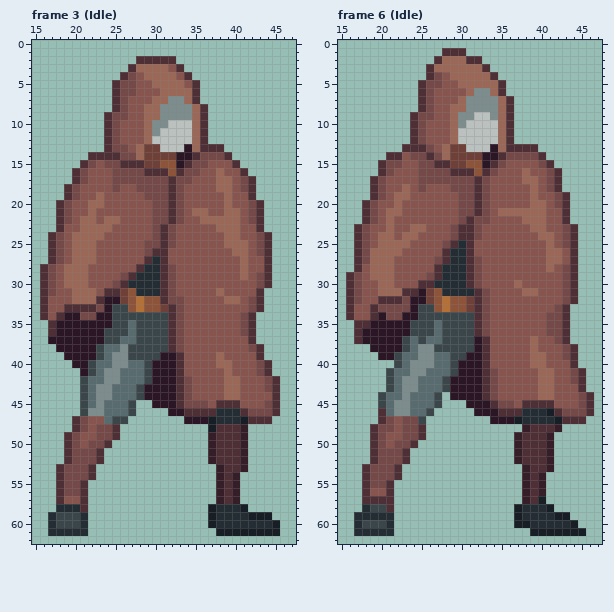
Two states of a pixel-art file, Personal_Roberto/ASEPRITE/1. Liora/Liora_Idle.aseprite. The picture above was drawn from the file before the commit.
64x64 pixels, 8 frames. Shown: frame 3 (Idle): x 15..47, y 0..62; frame 6 (Idle): x 15..47, y 0..62. The commit also changed other frames, which this record leaves out.
After the commit:
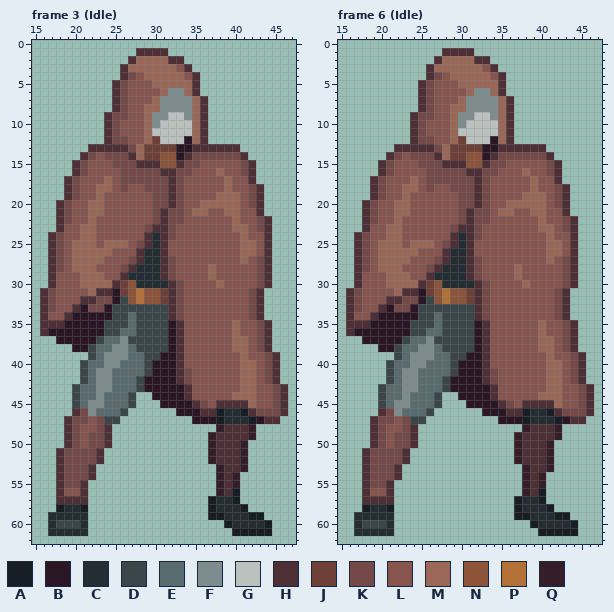
Palette (. is transparent): A #181e25  B #2b1625  C #232d33  D #3a464a  E #586b6f  F #7d8c8c  G #bbc1be  H #4e2f35  J #6f4037  K #754947  L #88544e  M #9b6757  N #8e5439  P #b47137  Q #361e29
Changes in this commit:
Frame 3 (Idle):
y 1: x 28..31 .... -> HHHH
y 2: x 27..31 .HHHH -> HMMMM; x 33 . -> H
y 3: x 26..27 .H -> HM; x 32..34 LH. -> MLH
y 4: x 33..35 LH. -> MLH
y 5: x 27 K -> L; x 34 L -> M
y 6: x 27 K -> L; x 32..33 MM -> FF
y 7: x 31 M -> F; x 34..36 MH. -> FMH
y 9: x 30 M -> F; x 32..33 FF -> GG
y 10: x 31 F -> G
y 11: x 30 F -> G
y 12: x 26 L -> K; x 30 G -> J; x 34 G -> B
y 13: x 22..23 .. -> HH; x 25..27 KKL -> HHK; x 31..33 GGG -> JJB; x 35 M -> H; x 39..40 .. -> HH
y 14: x 21..25 .HHHH -> HKLKK; x 27 K -> H; x 31..32 JJ -> NN; x 34..35 BH -> HK; x 39..41 H.. -> KKH
y 15: x 20..22 .HK -> HKL; x 24 K -> L; x 26..27 HH -> KK; x 29..30 JJ -> HH; x 33..34 BH -> HK; x 36 K -> L; x 40..42 H.. -> LKH
y 16: x 25 K -> L; x 29..30 HH -> KK; x 32..33 NH -> HK; x 35 K -> L; x 41..42 H. -> KH
y 17: x 19..21 .HK -> HKL; x 24..25 LK -> ML; x 34 K -> L; x 38 M -> L; x 41 K -> L
y 18: x 23..26 LLKL -> MMLK; x 28 K -> L; x 38 M -> L; x 41..43 KH. -> LKH
y 19: x 29 K -> L; x 38 L -> M; x 40 L -> M; x 42..43 H. -> KH
y 20: x 36..38 LLL -> MMM; x 40 L -> M
y 21: x 23 L -> M; x 31..32 KH -> HK; x 42 K -> L
y 22: x 21 M -> L; x 24..25 MM -> LL; x 31..32 KH -> HK; x 36..39 MMMM -> LLLL; x 42..44 KH. -> LKH
y 23: x 23..24 MM -> LL; x 29..30 LK -> KH; x 38..39 MM -> LL; x 41 L -> M; x 43..44 H. -> KH
y 24: x 20 M -> L; x 23 M -> L; x 29..30 LK -> HC; x 39..41 MML -> LLM; x 43 K -> L
y 25: x 24..26 LLL -> MMM; x 28..30 LKK -> KHC; x 32 K -> L; x 39..40 MM -> LL; x 42..43 LK -> ML
y 26: x 23..24 LL -> MM; x 28..30 LKH -> HCC; x 40 M -> L; x 42..43 LK -> ML
y 27: x 23 L -> M; x 27..29 LLH -> KHC; x 32 L -> K; x 43 L -> K
y 28: x 16..19 HKLM -> .HKL; x 22 L -> M; x 26..28 LLH -> KHC; x 37 L -> M; x 41 M -> L; x 43 L -> K
y 29: x 16..17 HK -> .H; x 19..20 MM -> LL; x 22..23 LL -> MM; x 26..27 KH -> HC; x 37 L -> M; x 41 M -> L
y 30: x 16..17 HK -> .H; x 19..20 MM -> LL; x 22..27 LLLKHC -> MMMHJN; x 31..33 HKL -> CHK; x 38 L -> M
y 31: x 20..21 MM -> LL; x 23 L -> H; x 25 H -> B; x 28..33 CCCHKL -> PNNJHK; x 38 M -> L; x 42 L -> K
y 32: x 17 L -> K; x 20..24 MMMHB -> LHHKK; x 26 J -> D; x 31..32 HK -> JH; x 39..40 MM -> LL
y 33: x 17 L -> K; x 19 H -> L; x 21..22 HH -> BK; x 27..31 NPNNJ -> DDDDD
y 34: x 18..19 HB -> LH; x 21..22 KK -> BB; x 27 D -> E; x 41..43 KH. -> LKH
y 35: x 16 . -> H; x 18 B -> H; x 24 B -> D; x 32..33 HK -> BH; x 40..44 LKH.. -> MLLKH
y 36: x 16..17 .H -> HB; x 26 D -> E; x 32..33 HK -> BH; x 40..44 LKH.. -> MLLKH
y 37: x 17 B -> .; x 23..27 BDDEE -> DEEFD; x 32..33 HK -> BH; x 40..44 LLH.. -> MMLKH
y 38: x 18..19 BB -> ..; x 22..23 BD -> DE; x 25 E -> F; x 27 D -> E; x 32..33 HK -> BH; x 40..44 LLKH. -> MMLKH
y 39: x 19..24 BBBBDE -> ...DEF; x 27..28 DD -> EE; x 38 M -> L; x 41 L -> M; x 43..45 H.. -> LKH
y 40: x 20..22 BBD -> .DE; x 24 E -> F; x 26 F -> E; x 38..39 MM -> LL; x 41..45 LLKH. -> MMLKH
y 41: x 21..23 BDE -> DEF; x 25 F -> E; x 34 L -> K; x 39 M -> L; x 41..45 LLKH. -> MMLKH
y 42: x 23 E -> F; x 25 F -> E; x 28..29 ED -> DB; x 39..42 MMLL -> LLMM
y 43: x 20..21 .D -> DE; x 33..34 HK -> BH; x 39..42 MMLL -> LLMM; x 44..46 KH. -> LKH
y 44: x 20..21 .D -> DE; x 24 F -> E; x 27..29 EDB -> D..; x 33..34 HK -> BH; x 39 M -> L; x 41..42 LL -> MM; x 45..46 H. -> KH
y 45: x 20..22 .DE -> DEF; x 30 B -> .; x 33..35 HKK -> BBH; x 41..42 LL -> HM; x 44..46 KH. -> LKH
y 46: x 20..21 .D -> HK; x 23 F -> E; x 26..27 ED -> D.; x 32 B -> .; x 34..35 HH -> BB; x 38 C -> A; x 41..42 HK -> AH; x 45..46 H. -> KH
y 47: x 19..20 .H -> HK; x 23..24 LE -> KD; x 26 D -> .; x 34 B -> .; x 37..38 AC -> BA; x 41..43 AHH -> CAB; x 45 . -> H
y 48: x 19..21 .HK -> HKL; x 24..25 KH -> H.; x 37..38 AH -> .Q; x 41..42 Q. -> HQ
y 49: x 22 L -> K; x 24..25 KH -> H.; x 41..42 Q. -> HQ
y 51..52: x 18..19 .H -> HK
y 56: x 19..20 KK -> LL; x 40 Q -> A
y 57: x 19..20 LL -> HH; x 37..40 .QHQ -> ACCA
y 58: x 18 C -> A; x 21 H -> A
y 59: x 18..20 DDD -> CCC; x 38 C -> A; x 44 A -> .
y 60: x 37..39 ACC -> ..A; x 44..45 CA -> A.
y 61: x 38..39 AA -> ..; x 45 A -> .
Frame 6 (Idle):
y 1: x 31 . -> H
y 2: x 31 H -> M; x 33 . -> H
y 3: x 33..34 H. -> LH
y 4: x 34..35 H. -> LH
y 5: x 27 K -> L
y 12: x 26 L -> K; x 30 G -> J; x 34 G -> B
y 13: x 22 . -> H; x 26..27 KL -> HK; x 31..33 GGG -> JJB; x 35 M -> H; x 40 . -> H
y 14: x 22 H -> K; x 26..27 HK -> KH; x 31..32 JJ -> NN; x 34..35 BH -> HK; x 40..41 H. -> KH
y 15: x 22 K -> L; x 27 H -> K; x 29..30 JJ -> HH; x 33..34 BH -> HK; x 40..42 KH. -> LKH
y 16: x 25 K -> L; x 29..30 HH -> KK; x 32..33 NH -> HK
y 17: x 24..25 LK -> ML; x 38 M -> L; x 41 K -> L
y 18: x 24..26 LKL -> MLK; x 41..43 KH. -> LKH
y 19: x 22 M -> L; x 38 L -> M; x 40 L -> M
y 20: x 23 L -> M; x 36..38 LLL -> MMM
y 21: x 21 M -> L; x 23 L -> M; x 31..32 KH -> HK; x 37..38 MM -> LL
y 22: x 21..22 ML -> LM; x 38..39 MM -> LL; x 43..44 H. -> KH
y 23: x 17..18 HK -> .H; x 22 L -> M; x 24..25 MM -> LL; x 39 M -> L; x 41 L -> M
y 24: x 20 M -> L; x 22..24 LMM -> MLL; x 29..30 KH -> HC; x 40 M -> L; x 43 K -> L
y 25: x 23..26 MLLL -> LMMM; x 42..43 LK -> ML
y 26: x 19 M -> L; x 23..24 LL -> MM
y 27: x 19 M -> L; x 22..23 LL -> MM; x 42..43 ML -> LK
y 28: x 18..19 LM -> KL; x 22 L -> M; x 26 L -> K; x 37 L -> M; x 41 M -> L
y 29: x 16..17 HK -> .H; x 19..20 MM -> LL; x 22..23 LL -> MM; x 26..27 KH -> HC; x 37 L -> M
y 30: x 16..17 HK -> .H; x 20 M -> L; x 22..24 LLL -> MMM; x 26..27 HC -> JN; x 31..33 HKL -> CHK; x 37..38 ML -> LM
y 31: x 20..21 MM -> LL; x 28..31 CCCC -> PNNJ; x 38..39 MM -> LL; x 42..44 LKH -> KH.
y 32: x 20 H -> L; x 24 B -> K; x 26 J -> D; x 42..44 LKH -> KH.
y 33: x 17 L -> K; x 19..21 HKK -> LHB; x 27..31 NPNNJ -> DDDDD
y 34: x 21..22 KK -> BB; x 27 D -> E; x 41 K -> L
y 35: x 16 . -> H; x 32..33 HK -> BH; x 40..44 LKKH. -> MLLKH
y 36: x 16..17 .H -> HB; x 26 D -> E; x 32..33 HK -> BH; x 40..44 LKKH. -> MLLKH
y 37: x 17 H -> .; x 25..27 DEE -> EFD; x 39..44 MLLKH. -> LMMLKH
y 38: x 19 B -> .; x 22..23 BD -> DE; x 27 D -> E; x 39..41 MLL -> LMM
y 39: x 20..21 BB -> ..; x 24 E -> F; x 39..41 MML -> LLM; x 43..45 KH. -> LKH
y 40: x 21..22 .D -> DE; x 26 F -> E; x 39..42 MMLL -> LLMM; x 44..45 H. -> KH
y 41: x 23 E -> F; x 25 F -> E; x 40 M -> L; x 42 L -> M
y 42: x 40 M -> L; x 42 L -> M
y 43: x 20..21 .D -> DE; x 33..34 HK -> BH; x 40 M -> L; x 42 L -> M; x 45..46 H. -> KH
y 44: x 29 B -> .; x 33..34 HK -> BH; x 42 L -> M
y 45: x 34..35 HK -> BH; x 42 L -> M
y 46: x 21 E -> K; x 23 F -> E; x 32 B -> .; x 35 H -> B; x 38 C -> A
y 47: x 19..20 .H -> HK; x 24 K -> D; x 34 B -> .; x 37..38 AC -> BA; x 43 H -> B
y 48: x 21 K -> L; x 24..25 KH -> H.
y 49: x 22 L -> K; x 24..25 KH -> H.; x 41..42 Q. -> HQ
y 51..52: x 18..19 .H -> HK
y 56: x 40 Q -> A
y 57: x 37..39 .QH -> ACC
y 58: x 18..21 CDDH -> ACCA
y 59: x 38 C -> A
y 60: x 37..39 AAC -> ..A
y 61: x 39 A -> .; x 45 A -> .
Where, in picture pixels (left, top, right, bottom), the same in both pictures:
changed: (40, 48, 288, 536)
changed: (434, 48, 506, 88)
changed: (346, 136, 594, 464)
changed: (514, 488, 546, 536)
changed: (362, 504, 394, 512)
erased: (578, 528, 586, 536)
